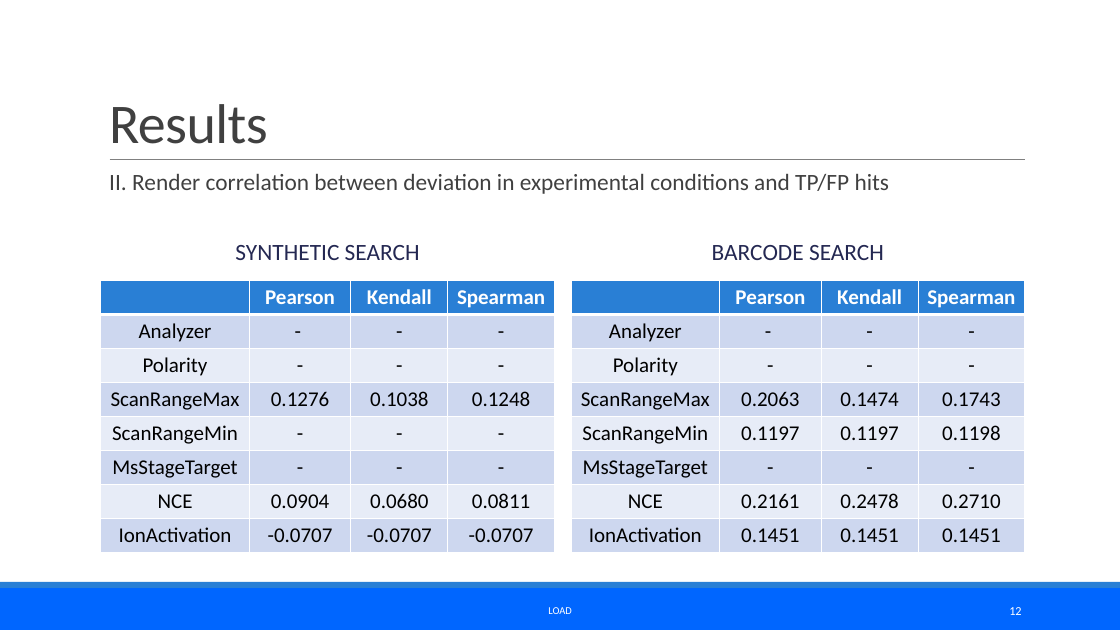
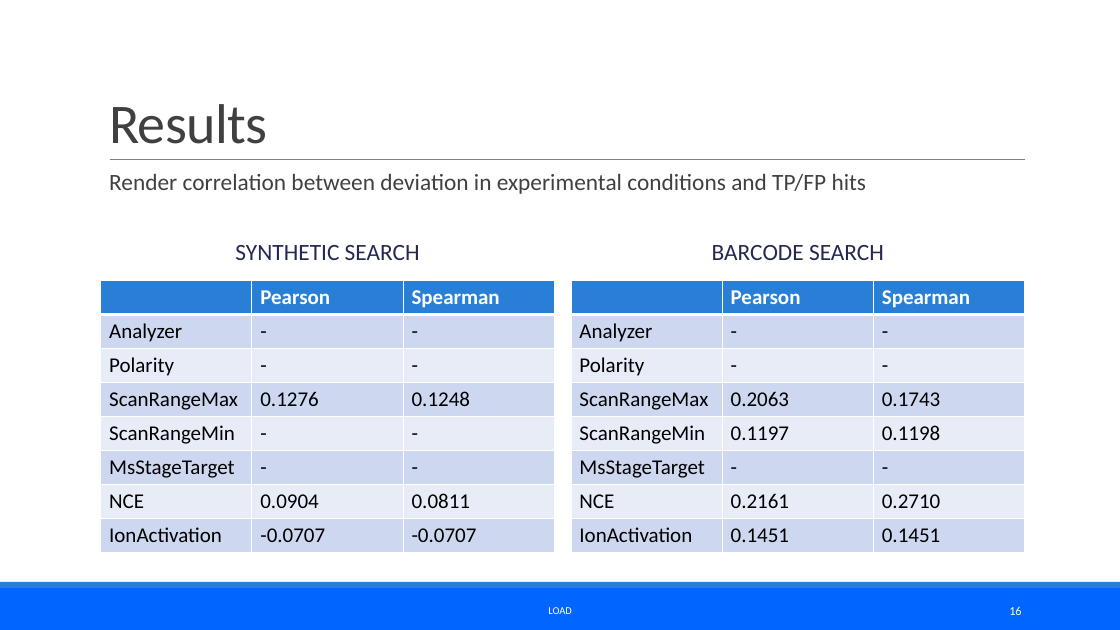
Before and after one commit to jozef1v/MS_Synthetic_Library, a slide deck: slide 16 of Presentation/Prezentácia_MS_Library.pptx (slide 12 before the commit). Drawn at 1120x630 pixels with LibreOffice and Linux fonts; fonts in the diff are those of the drawing. Boxes give left, top, right and bottom in pixels: in the first picture for what was removed or moved away, otherwise in the second. Text is boxed around its words. In the diff, an @@ line names an element or a change of style, - is before the commit and + after.

```diff
--- a/Presentation/Prezentácia_MS_Library.pptx
+++ b/Presentation/Prezentácia_MS_Library.pptx
@@ text at bbox=[109, 174, 867, 194]: text changed @@
-  II. Render correlation between deviation in experimental conditions and TP/FP hits
+  Render correlation between deviation in experimental conditions and TP/FP hits
@@ table at bbox=[101, 281, 555, 553] @@
-column 3: Kendall | - | - | 0.1038 | - | - | 0.0680 | -0.0707
@@ table at bbox=[571, 281, 1025, 553] @@
-column 3: Kendall | - | - | 0.1474 | 0.1197 | - | 0.2478 | 0.1451
@@ page number at bbox=[1009, 606, 1021, 615]: text changed @@
-12
+16
```
Also in this commit, not shown: 13 other slides changed, 2 slides added, 20 other files.
